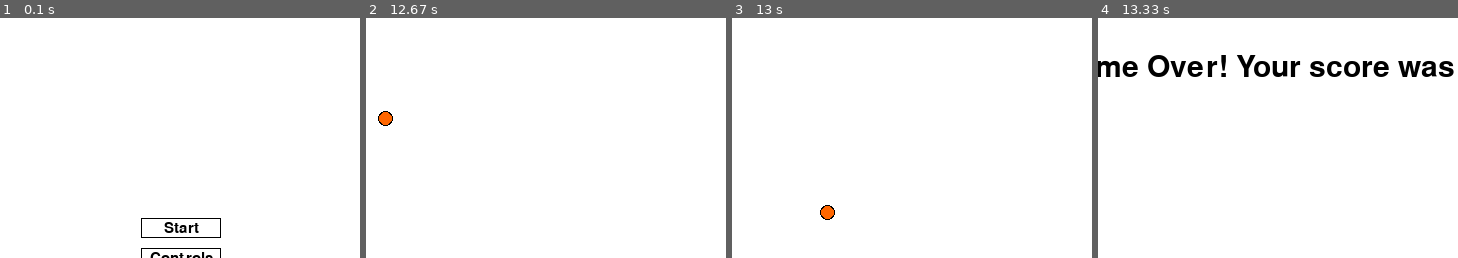
Above: before the commit, frames 1-4 (left to right).
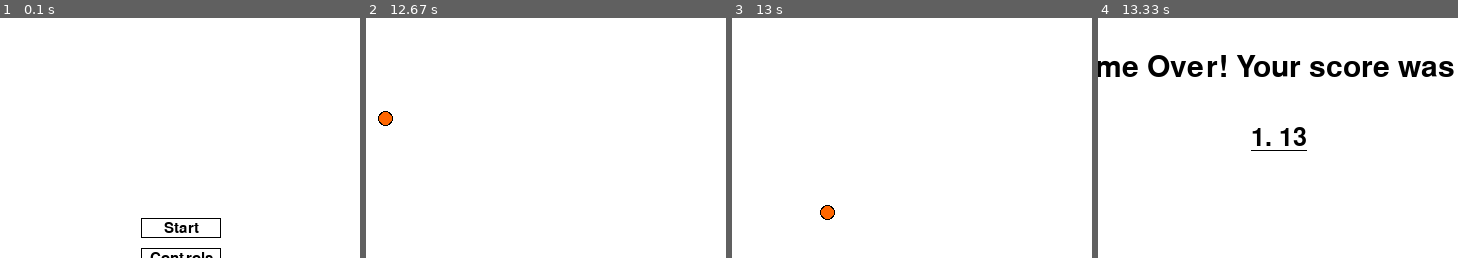
Above: after the commit, the same moments.

Repository: curtisxk38/pygame-DodgeGame
Game: pygame game, started from main.py
Same seed, same stepped clock (60 frames per second), same inputs: the game is played once before the commit and once after it.
Inputs (mouse positions are % of the whole screen's width and height, from its top left):
- Up to frame 1 (0.1 s): no input
- Up to frame 2 (12.67 s): click "Scores" at 0.38 s; hold Esc 0.83-1.3 s; click "Start" at 1.38 s; hold Right 1.67-2.3 s; move the mouse to (13, 33) at 1.7 s; hold Left 2.33-2.8 s; hold Right 2.83-3.3 s; hold Right 3.33-3.8 s; hold Left 3.83-4.37 s; hold Left 4.4-4.8 s; hold Right 4.83-5.47 s; hold Left 5.5-5.97 s; hold Right 6-6.47 s; hold Right 6.5-6.97 s; hold Left 7-7.53 s; hold Left 7.57-7.97 s; hold Right 8-8.63 s; hold Left 8.67-9.13 s; hold Right 9.17-9.63 s; hold Right 9.67-10.13 s; hold Left 10.17-10.7 s; hold Left 10.73-11.13 s; hold Right 11.17-11.8 s; hold Left 11.83-12.3 s; hold Right from 12.33 s (still down)
- Up to frame 3 (13 s): release Right at 12.8 s; hold Right from 12.83 s (still down)
- Up to frame 4 (13.33 s): release Right at 13.3 s
The pictures show only the part of the screen within x 25-75%, y 0-50%; the shares and areas given below are measured in that part.

Frames 1-3 are identical in both runs. In frame 4, 0.5% of the frame differs, in the area x 42-59%, y 45-56%.

Commit message:
Displaying the score board text

Diff:
--- a/scores.py
+++ b/scores.py
@@ -13,7 +13,7 @@
         rect = pygame.Rect(0, 0, 80, 20)
         rect.centerx, rect.centery = pygame.display.get_surface().get_size()[0]/2, pygame.display.get_surface().get_size()[1]-60
         self.menu_button = button.Button(rect, "Menu", (0, 0, 0), 15, self.finish)
-        self.font = pygame.font.Font('freesansbold.ttf', 30)
+        self.score_text = []
 
         self.score_board = None
 
@@ -31,11 +31,27 @@
 
     def make_game_over_text(self):
         """Precondition: self.text is not None"""
-        self.text = self.font.render("Game Over! Your score was %s!" % self.recent_score, True, BLACK)
-        self.text_rect = self.text.get_rect()
-        self.text_rect.center = (pygame.display.get_surface().get_size()[0]/2, 50)
+        font = pygame.font.Font('freesansbold.ttf', 30)
+        self.game_over_text = font.render("Game Over! Your score was %s!" % self.recent_score, True, BLACK)
+        self.game_over_text_rect = self.game_over_text.get_rect()
+        self.game_over_text_rect.center = (pygame.display.get_surface().get_size()[0]/2, 50)
 
+    def make_score_board_text(self):
+        font = pygame.font.Font('freesansbold.ttf', 25)
+        # Making the recent score underlined
+        recent_index = -1
+        if self.recent_score is not None and self.recent_score in self.score_board:
+            recent_index = self.score_board.index(self.recent_score)
 
+        for place, score in enumerate(self.score_board):
+            if place == recent_index:
+                font.set_underline(True)
+            text_line = font.render("%s. %s" % (place+1,score), True, BLACK)
+            if font.get_underline():
+                font.set_underline(False)
+            text_line_rect = text_line.get_rect()
+            text_line_rect.center = (pygame.display.get_surface().get_size()[0]/2, place*30 + 120)
+            self.score_text.append((text_line, text_line_rect))
 
     def finish(self):
         self.done = True
@@ -50,12 +66,12 @@
             self.update_score_board()
             self.make_game_over_text()
 
-
-
+        self.make_score_board_text()
 
     def cleanup(self):
         pickle.dump(self.score_board, open("scoreboard.pkl", "wb"))
         self.recent_score = None
+        self.score_text.clear()
 
     def get_event(self, event):
         self.menu_button.get_event(event)
@@ -65,5 +81,7 @@
     def update(self, screen, dt):
         screen.fill((255, 255, 255))
         if self.recent_score is not None:
-            screen.blit(self.text, self.text_rect)
+            screen.blit(self.game_over_text, self.game_over_text_rect)
+        for text_tuple in self.score_text:
+            screen.blit(*text_tuple)
         self.menu_button.update(screen)
